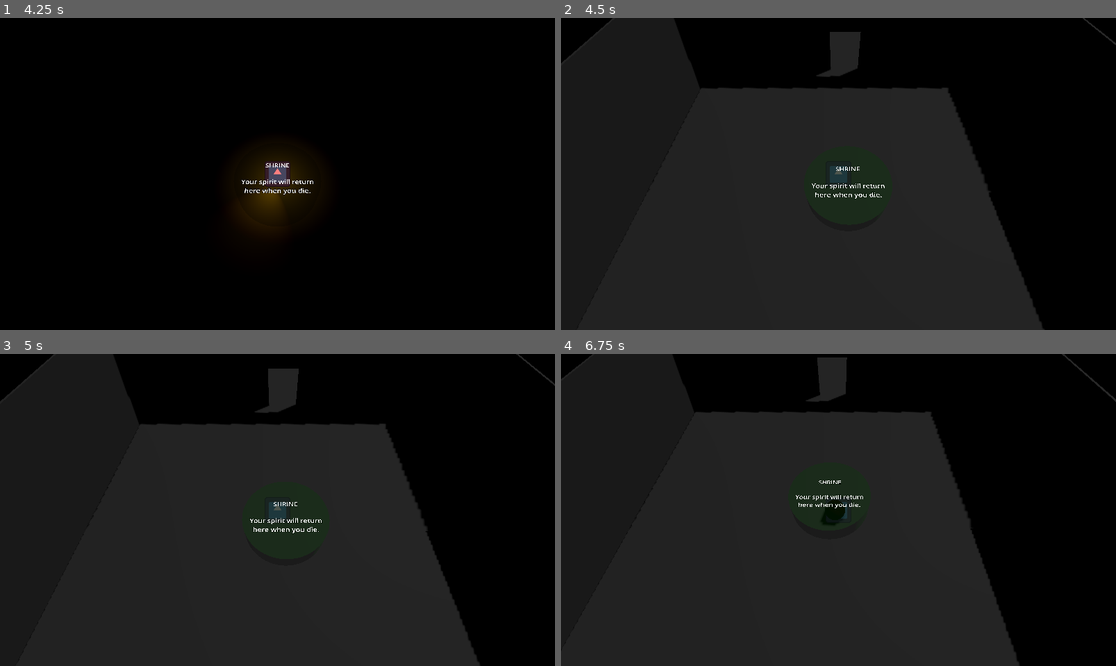
Above: before the commit, frames 1-4 (two rows, left to right).
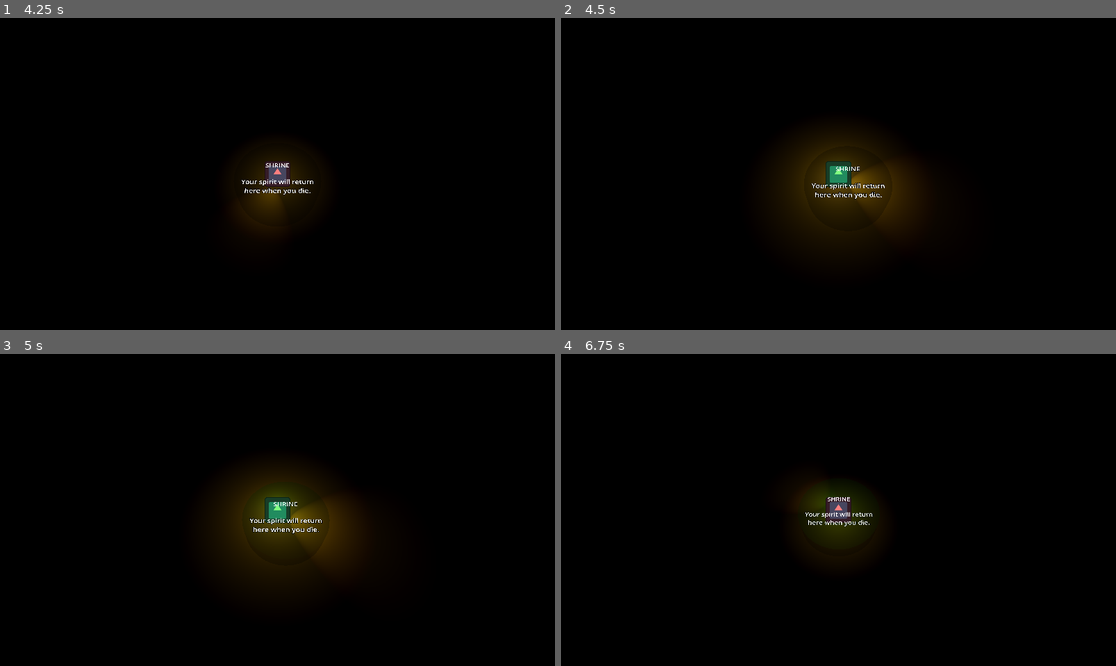
Above: after the commit, the same moments.

Repository: Rusty-Rat-Studios/dead-living-and-dying
Game: Godot game, scene res://game.tscn
Same seed, same stepped clock (60 frames per second), same inputs: the game is played once before the commit and once after it. The engine's default icon, where the game draws it, is replaced by a stand-in: a white triangle on a blue panel in a dark square.
Inputs (mouse positions are in pixels of both pictures, inside the frame that each line leads up to):
- Up to frame 1 (4.25 s): click "START" at 0.5 s; tap Enter at 1.25 s; move the mouse to (399, 158) at 1.27 s; hold Right (ui_right) 1.28-2.03 s; tap Tab every 0.75 s from 1.35 to 3.6 s; move the mouse to (166, 189) at 2.02 s; hold Down (ui_down) 2.03-2.78 s; move the mouse to (333, 105) at 2.77 s; hold Right (ui_right) 2.78-3.53 s; move the mouse to (249, 236) at 3.52 s; hold Up (ui_up) from 3.53 s (still down)
- Up to frame 2 (4.5 s): move the mouse to (1005, 220) at 4.27 s; release Up (ui_up) at 4.28 s; hold Left (ui_left) from 4.28 s (still down); tap Tab at 4.35 s
- Up to frame 3 (5 s): keep holding Left (ui_left)
- Up to frame 4 (6.75 s): move the mouse to (672, 463) at 5.02 s; tap Tab at 5.1, 5.85, 6.6 s; move the mouse to (866, 510) at 5.77 s; release Left (ui_left) at 5.78 s; hold Down (ui_down) 5.78-6.53 s; move the mouse to (755, 432) at 6.52 s; hold Right (ui_right) from 6.53 s (still down)

Frame 1 is identical in both runs. In frame 2, 65% of the frame differs, in the area x 0-100%, y 0-100%; in frame 3, 65%; in frame 4, 65%.
Error before the commit: Invalid call. Nonexistent function 'activate_hit_cooldown' in base 'CharacterBody3D (Player)'. (res://player/state_dead.gd:53)

Commit message:
Update ghosts to be easier to run from; code fixup

Diff:
--- a/base_classes/class_ghost_state.gd
+++ b/base_classes/class_ghost_state.gd
@@ -12,4 +12,7 @@
 	if (parent.player_in_room
 	and PlayerHandler.get_player_state() == "Dead"
 	and parent.state_machine.current_state == self):
+		# add delay to player entering room to allow player
+		# breathing room if running from other ghosts
+		await get_tree().create_timer(0.5).timeout
 		parent.state_machine.change_state(state_attacking)
--- a/ghost/state_attacking.gd
+++ b/ghost/state_attacking.gd
@@ -10,7 +10,7 @@
 
 func enter() -> void:
 	super()
-	parent.speed = 8.0
+	parent.speed = 7.0
 
 
 func process_physics(delta: float) -> State:
--- a/ghost/state_possessing.gd
+++ b/ghost/state_possessing.gd
@@ -100,7 +100,6 @@
 		target_possessable.possessed.connect(set_closest_target, CONNECT_ONE_SHOT)
 
 
-
 func process_physics(delta: float) -> State:
 	# update target position if it moved
 	# case: still moving from last possession interaction
--- a/player/state_dead.gd
+++ b/player/state_dead.gd
@@ -49,6 +49,6 @@
 
 func _on_player_revived(corpse_global_position: Vector3) -> void:
 	parent.global_position = corpse_global_position
-	# provide i-frames on revive
-	parent.activate_hit_cooldown(false)
+	# provide i-frames on revive, no flashing
+	parent.take_damage(false)
 	parent.state_machine.change_state(state_living)
